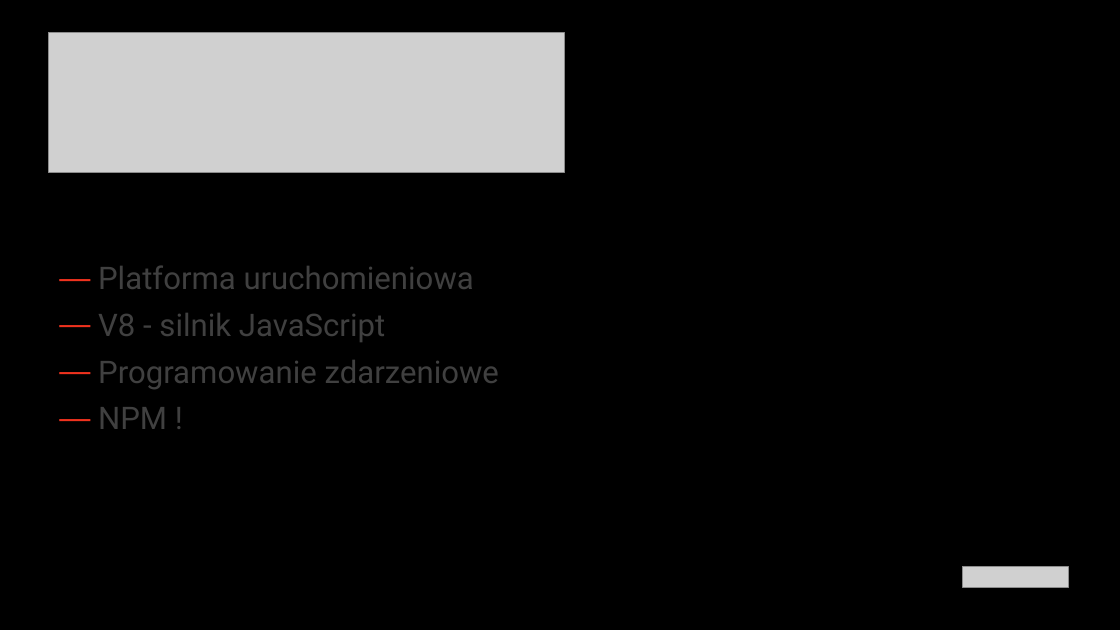
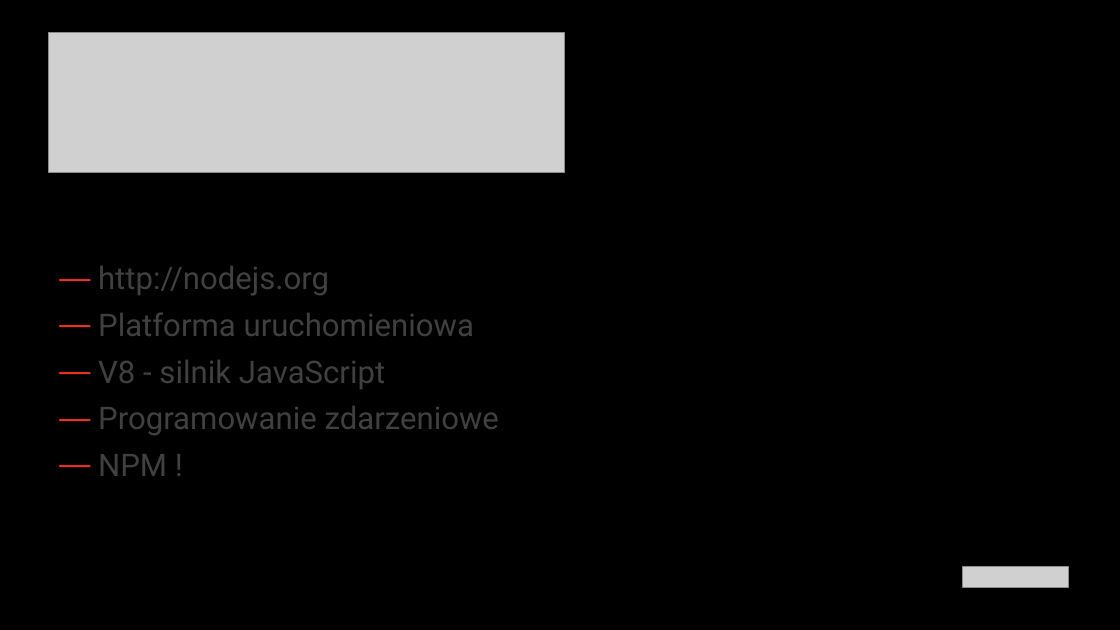
Before and after one commit to ppmazurGU/workshops_Bialystok, a slide deck: slide 7 of docs/Workshops_BS01.pptx. Drawn at 1120x630 pixels with LibreOffice and Linux fonts; fonts in the diff are those of the drawing; grey boxes stand for pictures; background and template pictures are left out. Boxes give left, top, right and bottom in pixels: in the first picture for what was removed or moved away, otherwise in the second. Text is boxed around its words. In the diff, an @@ line names an element or a change of style, - is before the commit and + after.

```diff
--- a/docs/Workshops_BS01.pptx
+++ b/docs/Workshops_BS01.pptx
@@ text at box(98, 266, 329, 295): paragraph added @@
+— http://nodejs.org
```
Also in this commit, not shown: 8 other slides changed, 1 other file.
